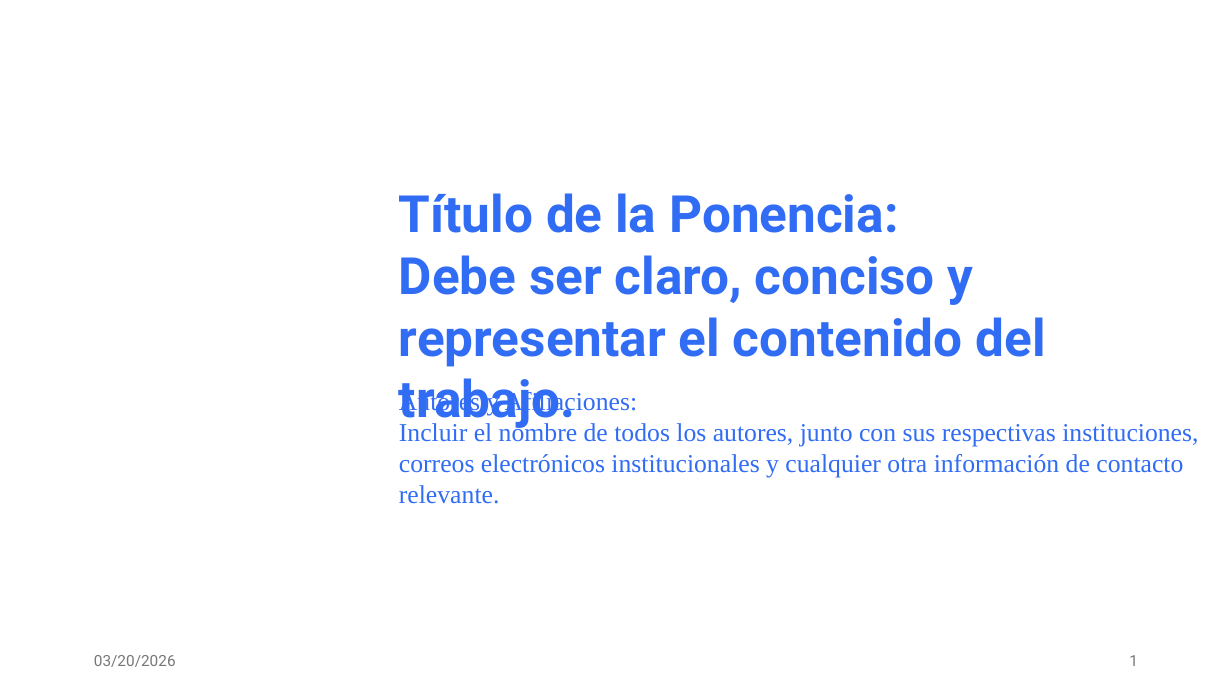
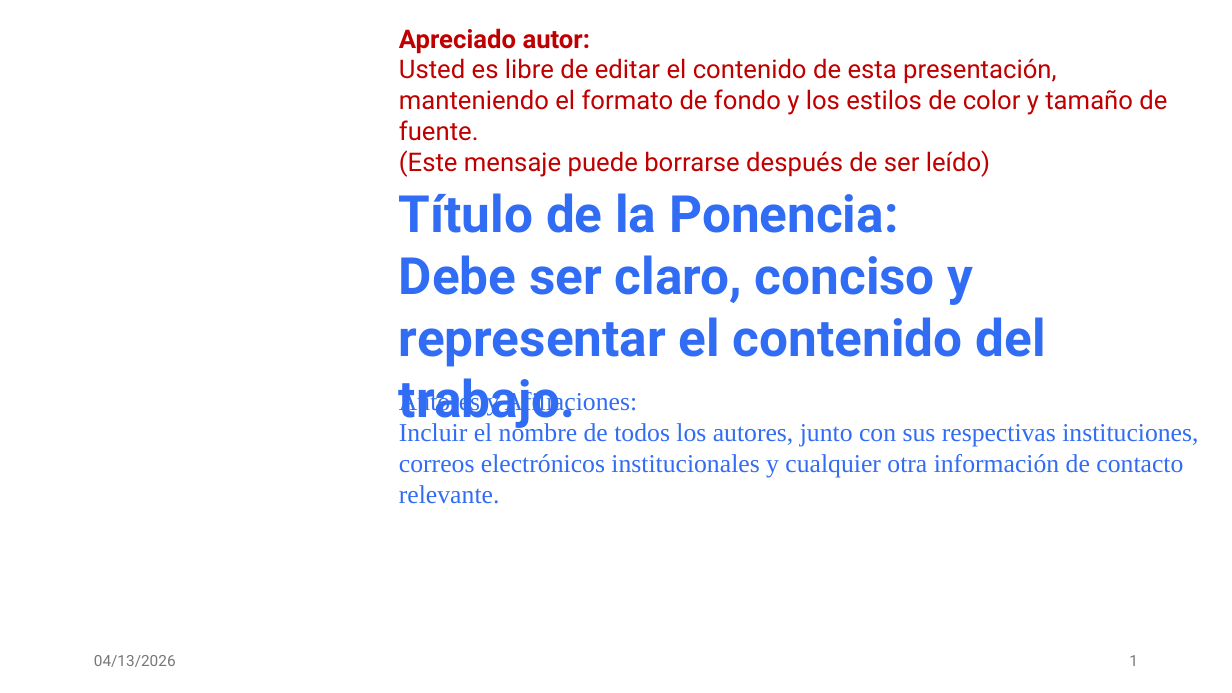
Before and after one commit to TECBIOTEC/Congreso2026, a slide deck: slide 1 of docs/Formato Ponencias TecBioTec.pptx. Drawn at 1232x693 pixels with LibreOffice and Linux fonts; fonts in the diff are those of the drawing; background and template pictures are left out. Boxes give left, top, right and bottom in pixels: in the first picture for what was removed or moved away, otherwise in the second. Text is boxed around its words. In the diff, an @@ line names an element or a change of style, - is before the commit and + after.

```diff
--- a/docs/Formato Ponencias TecBioTec.pptx
+++ b/docs/Formato Ponencias TecBioTec.pptx
@@ text added at box(399, 28, 1167, 177), 20 pt, text #C00000 @@
+Apreciado autor:
+Usted es libre de editar el contenido de esta presentación, manteniendo el formato de fondo y los estilos de color y tamaño de fuente.
+(Este mensaje puede borrarse después de ser leído)
@@ text at box(94, 655, 176, 667): text changed @@
-03/20/2026
+04/13/2026
```
Also in this commit, not shown: 10 other slides changed, 1 other file.
